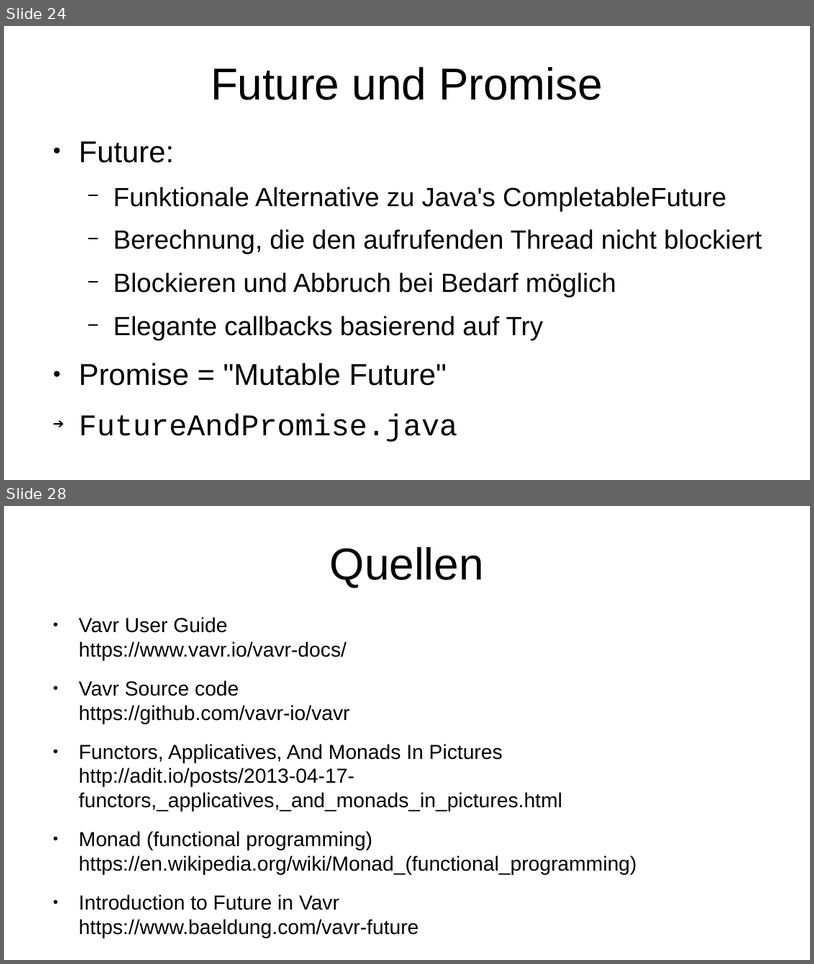
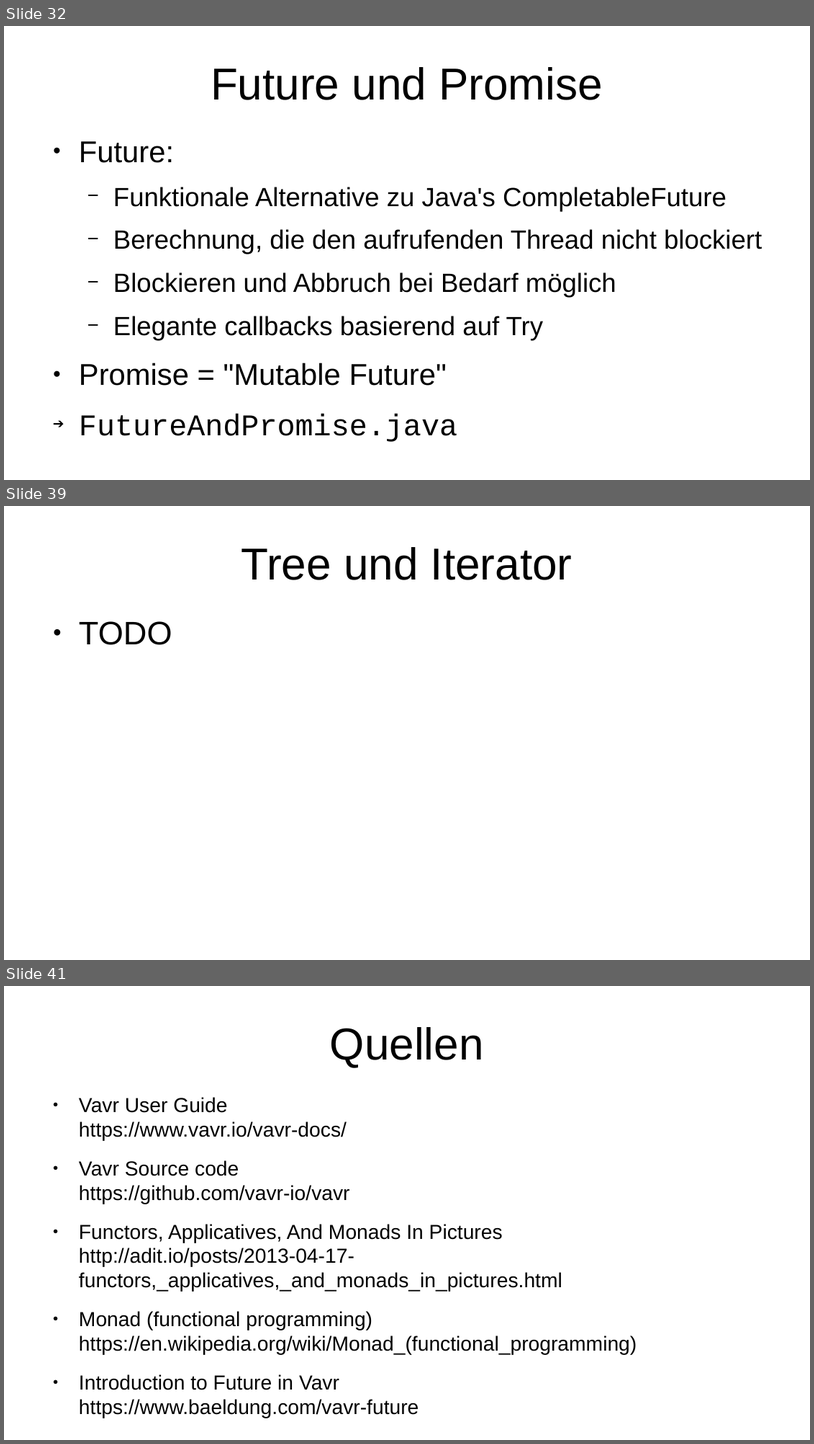
Before and after one commit to p3et/vavr-demo, a slide deck: coffee talk.odp. Shown one above the other, each under a label of ours: slides 24 and 28 before the commit, slides 32, 39 and 41 after it; the slides between them are not shown. The pictures are 814x964 and 814x1444 pixels, drawn with LibreOffice and Linux fonts; fonts in the diff are those of the drawing. Boxes give left, top, right and bottom in pixels: in the first picture for what was removed or moved away, otherwise in the second. Text is boxed around its words. In the diff, an @@ line names an element or a change of style, - is before the commit and + after.

```diff
--- a/coffee talk.odp
+++ b/coffee talk.odp
@@ slide 39 added at bbox=[4, 506, 810, 960], background #FFFFFF @@
@@ title added at bbox=[242, 547, 572, 580], 44 pt, text #000000 @@
+Tree und Iterator
@@ text added at bbox=[79, 621, 172, 645], 32 pt, text #000000 @@
+● TODO
@@ what was slide 24 is now slide 32 @@
@@ what was slide 28 is now slide 41 @@
```
Also in this commit, not shown: 10 slides changed, 12 other slides added, 1 other file.
